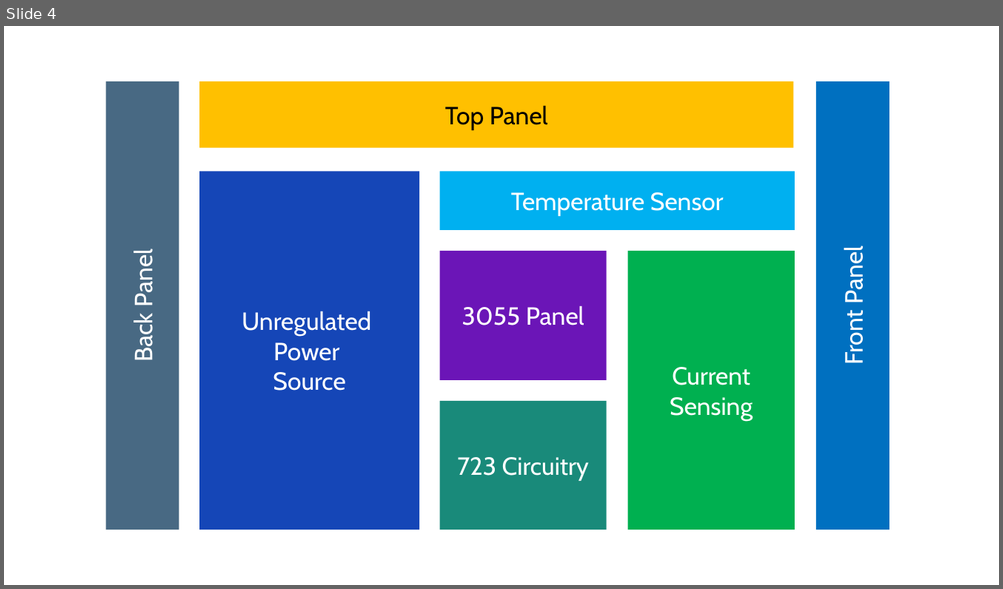
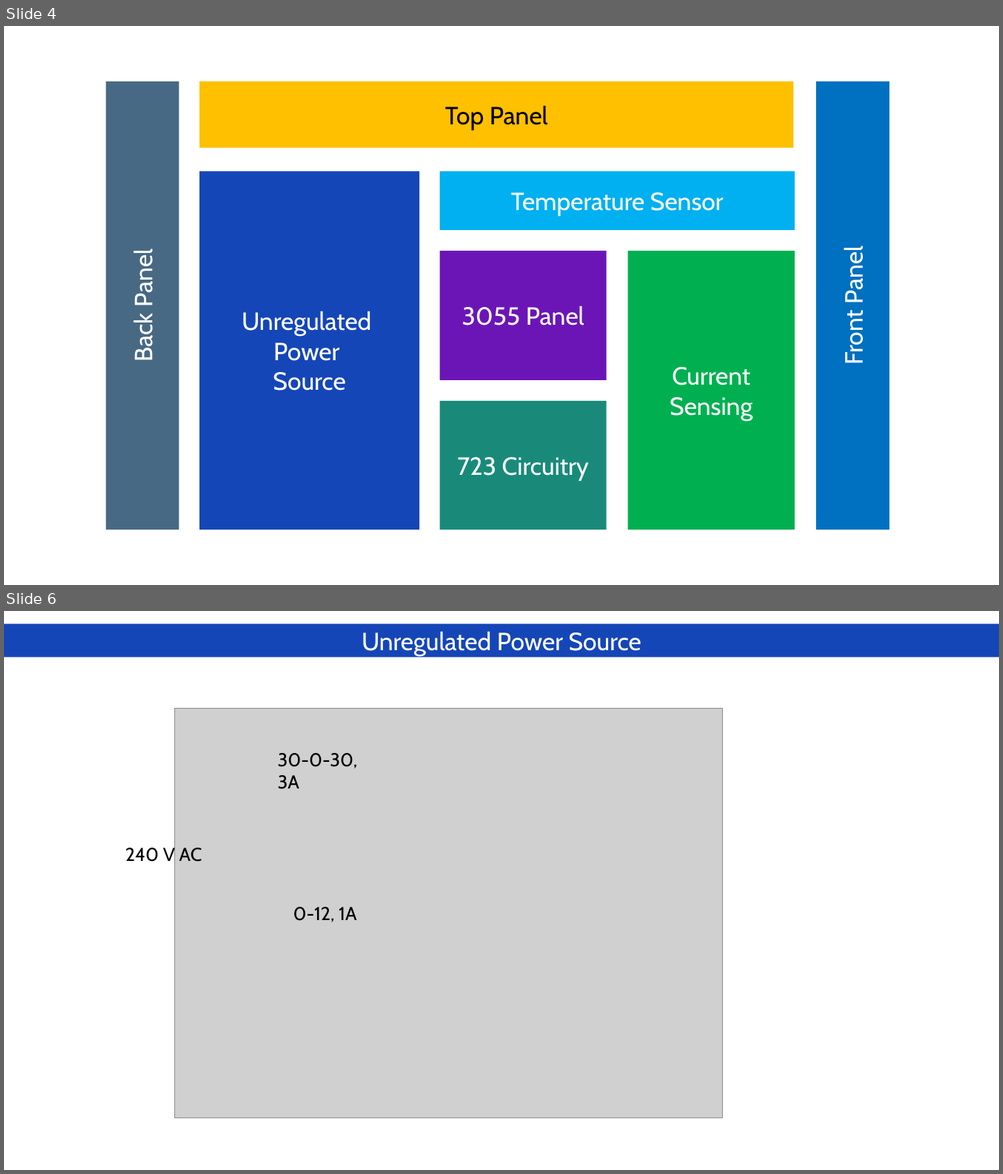
Before and after one commit to deb-sandeep/VariableBenchPowerSupply, a slide deck: VPS Design.pptx. Shown one above the other, each under a label of ours: slide 4 before the commit, slides 4 and 6 after it; the slides between them are not shown. The pictures are 1003x589 and 1003x1174 pixels, drawn with LibreOffice and Linux fonts; fonts in the diff are those of the drawing; grey boxes stand for pictures. Boxes give left, top, right and bottom in pixels: in the first picture for what was removed or moved away, otherwise in the second. Text is boxed around its words. In the diff, an @@ line names an element or a change of style, - is before the commit and + after.

```diff
--- a/VPS Design.pptx
+++ b/VPS Design.pptx
@@ slide 6 added at (4, 611, 999, 1170), background #FFFFFF @@
@@ rectangle added at (4, 624, 999, 658), fill #1546B7, 24 pt, text #FFFFFF @@
+Unregulated Power Source
@@ picture added at (175, 708, 723, 1119) @@
@@ text added at (278, 753, 358, 789), 18 pt, text #000000 @@
+30-0-30, 3A
@@ text added at (125, 846, 202, 866), 18 pt, text #000000 @@
+240 V AC
@@ text added at (293, 907, 356, 923), 18 pt, text #000000 @@
+0-12, 1A
```
Also in this commit, not shown: 2 other slides added, 1 slide removed, 4 other files.
